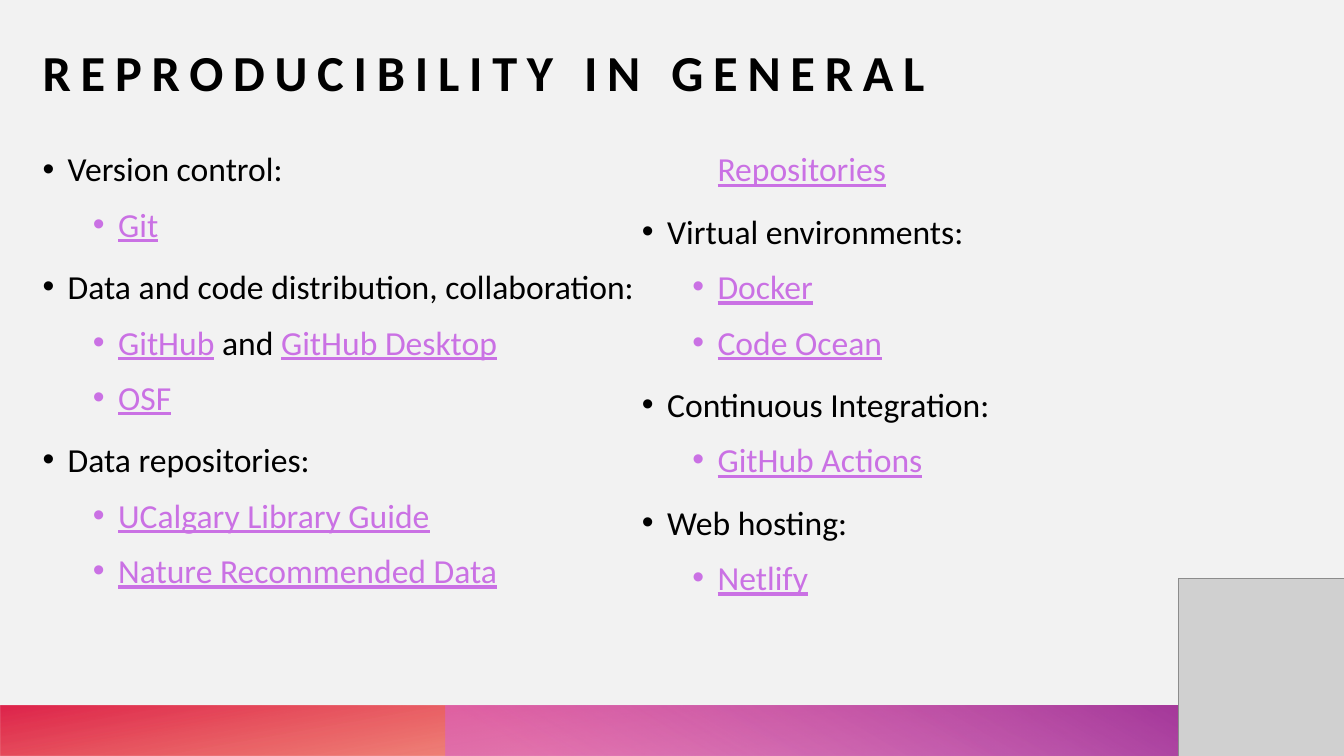
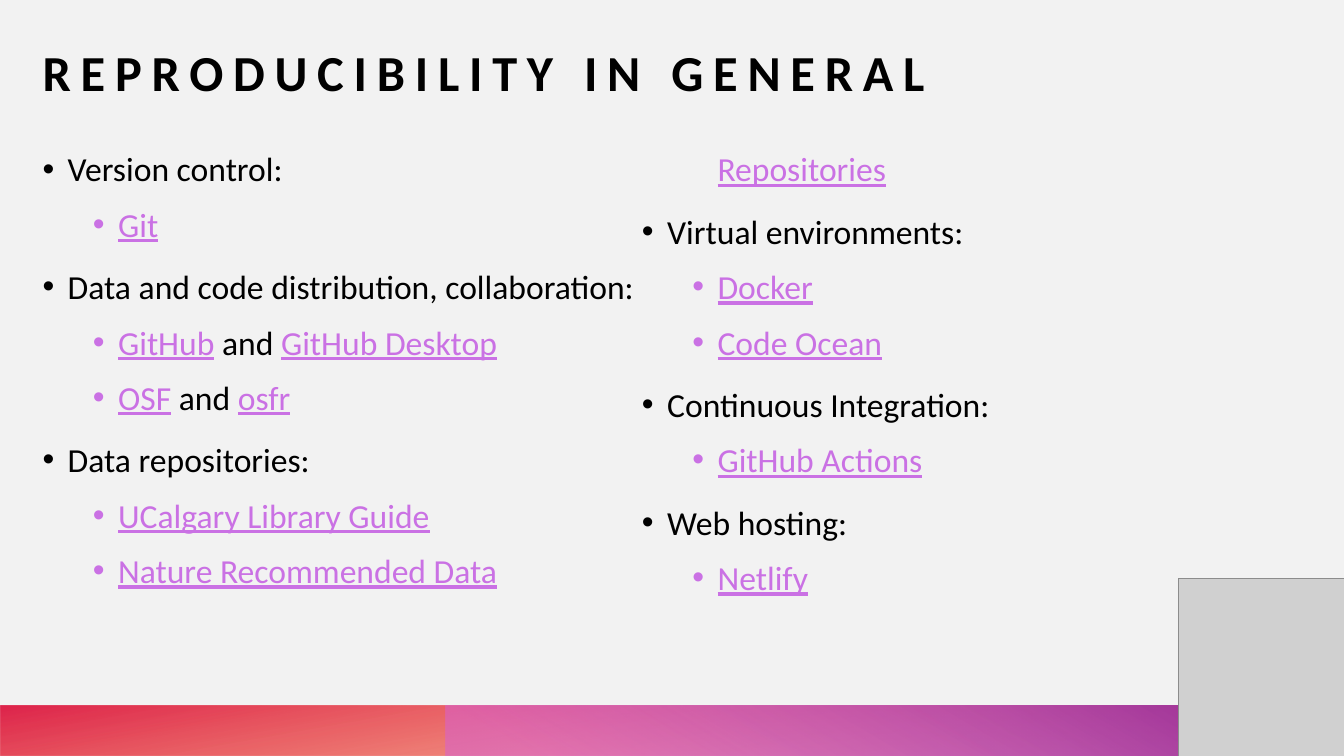
Before and after one commit to mccarthy-m-g/personal-website, a slide deck: slide 24 of content/talk/osssg-2021a/doing-reproducible-science.pptx (slide 23 before the commit). Drawn at 1344x756 pixels with LibreOffice and Linux fonts; fonts in the diff are those of the drawing; grey boxes stand for pictures. Boxes give left, top, right and bottom in pixels: in the first picture for what was removed or moved away, otherwise in the second. Text is boxed around its words. In the diff, an @@ line names an element or a change of style, - is before the commit and + after.

```diff
--- a/content/talk/osssg-2021a/doing-reproducible-science.pptx
+++ b/content/talk/osssg-2021a/doing-reproducible-science.pptx
@@ text at (118,386,290,415): text changed @@
-  • OSF
+  • OSF and osfr
```
Also in this commit, not shown: 1 other slide changed, 1 slide added.
